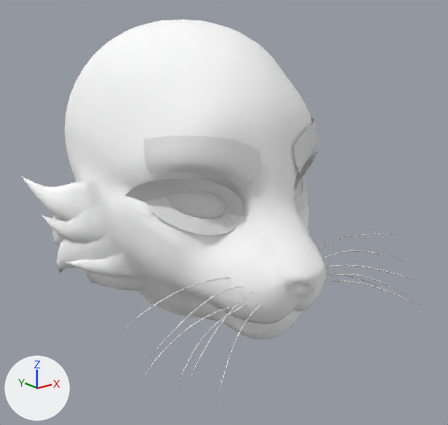
Before and after pictures for a commit that changed the glTF model Mesh/Parts/Head/FelineHead/FelineHead.glb.
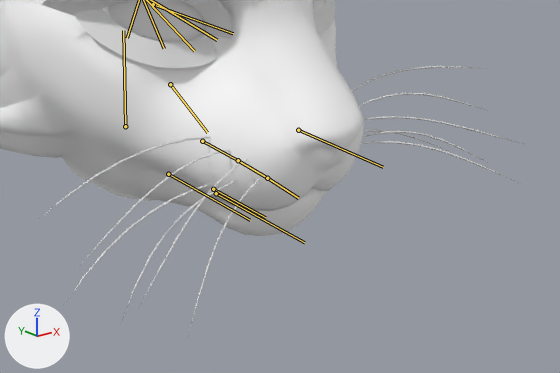
Each version is shown whole from a camera (50 mm lens) standing at (-0.286, -0.422, 0.213) and looking at (0.005, -0.059, 0.068), then close up on the part from 22% to 100% of the width and 45% to 100% of the height. The lights are fixed; the arrows at lower left show +X, +Y and +Z. The first two pictures are the older version. The bones that change, and the others that lie on the model, are drawn over the model as lines in the close-ups.

Objects in the first close-up: 'CheekFluff', 'Eyelashes', 'Eyes', 'FelineHead', 'Whiskers'.
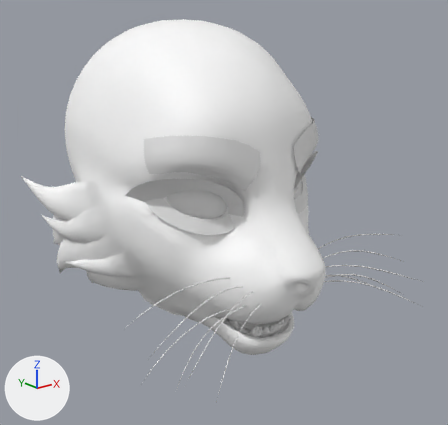
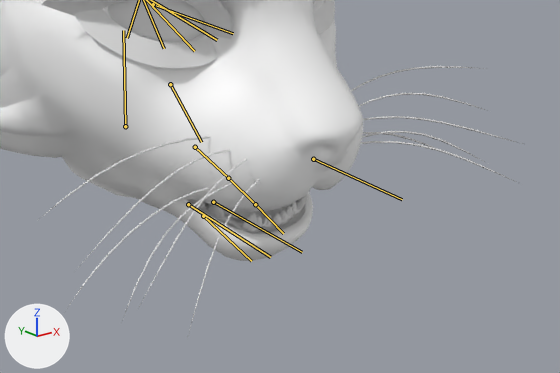
The newer file adds an action. The first version stands in its rest pose; the second is drawn at frame 8 of the action 'Talking-loop'.

Boxes [x1, y1, x2, y2] around the edits, measured in the close-ups (560 x 373 px):
'FelineHead', posed: before [5, 0, 363, 236]; after [5, 0, 363, 261]
'Whiskers', posed: [37, 66, 523, 335] in both
bone 'DEF-Jaw', root to tip: before (170, 84) to (207, 132); after (170, 84) to (201, 142)
bone 'DEF-MouthCorner.L', root to tip: before (298, 130) to (383, 167); after (313, 159) to (402, 199)
bone 'DEF-MouthCorner.R', root to tip: before (168, 174) to (250, 220); after (188, 204) to (270, 257)

What the commit changed:
Bone 'DEF-Jaw' (bone_def_jaw) turns from (0, 0, 0) to (-14, 0, 0) degrees about its own x, y and z.
Bone 'DEF-MouthCorner.L' (bone_def_mouthcorner_l) moves from (0.0, 0.0, 0.0) to (0.002, 0.012, -0.011).
Bone 'DEF-MouthCorner.L' (bone_def_mouthcorner_l) turns from (0, 0, 0) to (-1, -2, 1) degrees about its own x, y and z.
Bone 'DEF-MouthCorner.R' (bone_def_mouthcorner_r) moves from (0.0, 0.0, 0.0) to (-0.002, 0.012, -0.011).
Bone 'DEF-MouthCorner.R' (bone_def_mouthcorner_r) turns from (0, 0, 0) to (-1, 2, -1) degrees about its own x, y and z.
